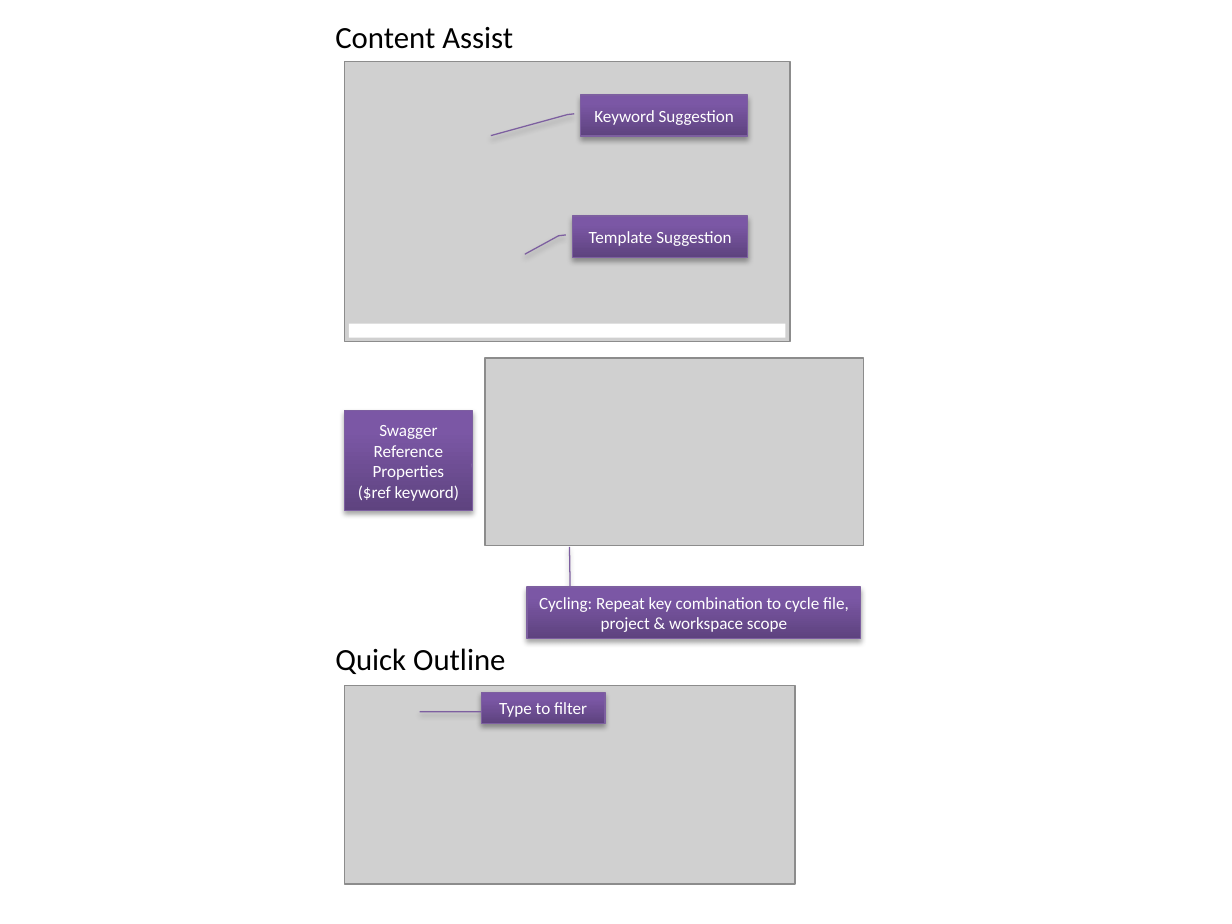
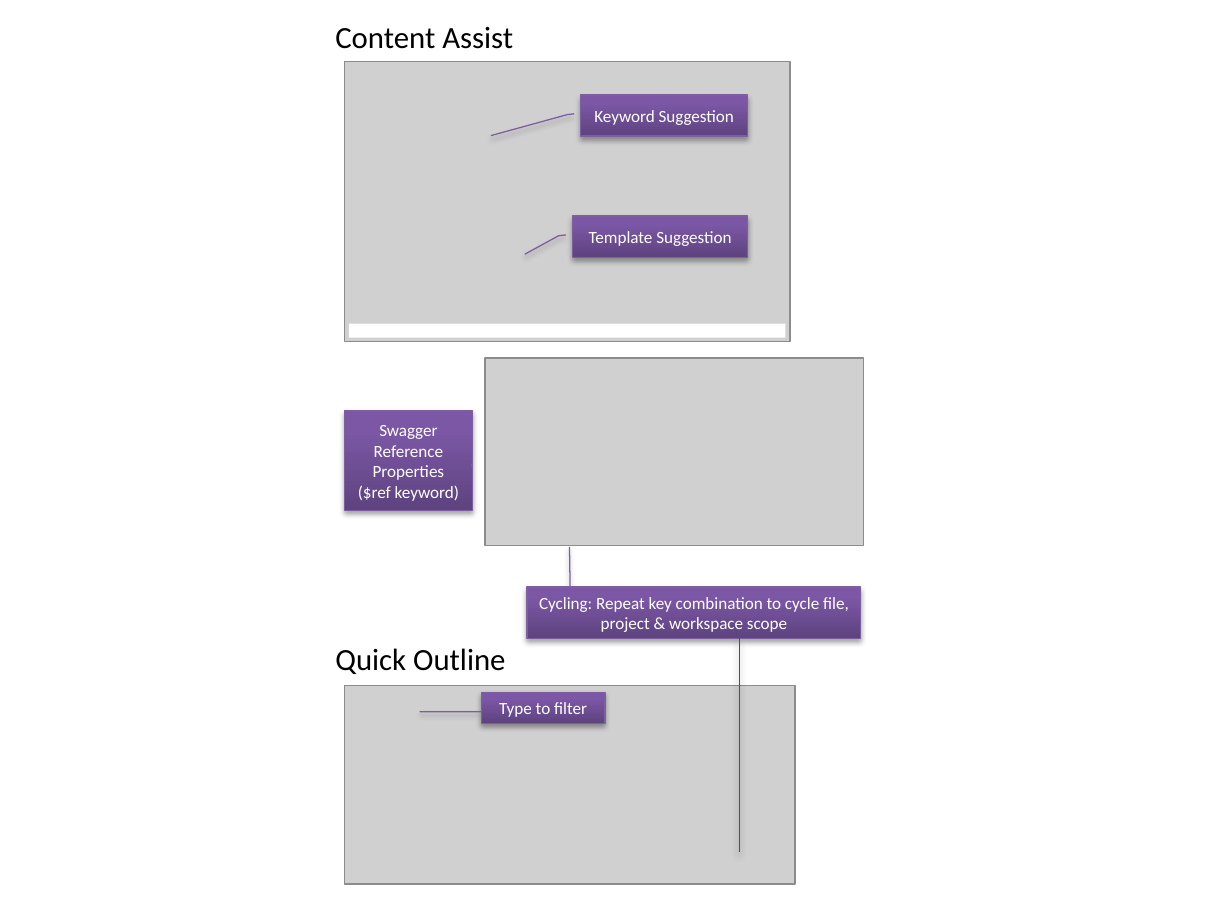
Before and after one commit to gnl42/KaiZen-OpenAPI-Editor, a slide deck: slide 1 of etc/img/SwagEdit Graphics.pptx. Drawn at 1232x924 pixels with LibreOffice and Linux fonts; fonts in the diff are those of the drawing; grey boxes stand for pictures. Boxes give left, top, right and bottom in pixels: in the first picture for what was removed or moved away, otherwise in the second. Text is boxed around its words. In the diff, an @@ line names an element or a change of style, - is before the commit and + after.

```diff
--- a/etc/img/SwagEdit Graphics.pptx
+++ b/etc/img/SwagEdit Graphics.pptx
@@ line added from (739, 638) to (739, 853), #7030A0 0.75 pt @@
```
Also in this commit, not shown: 1 other file.
